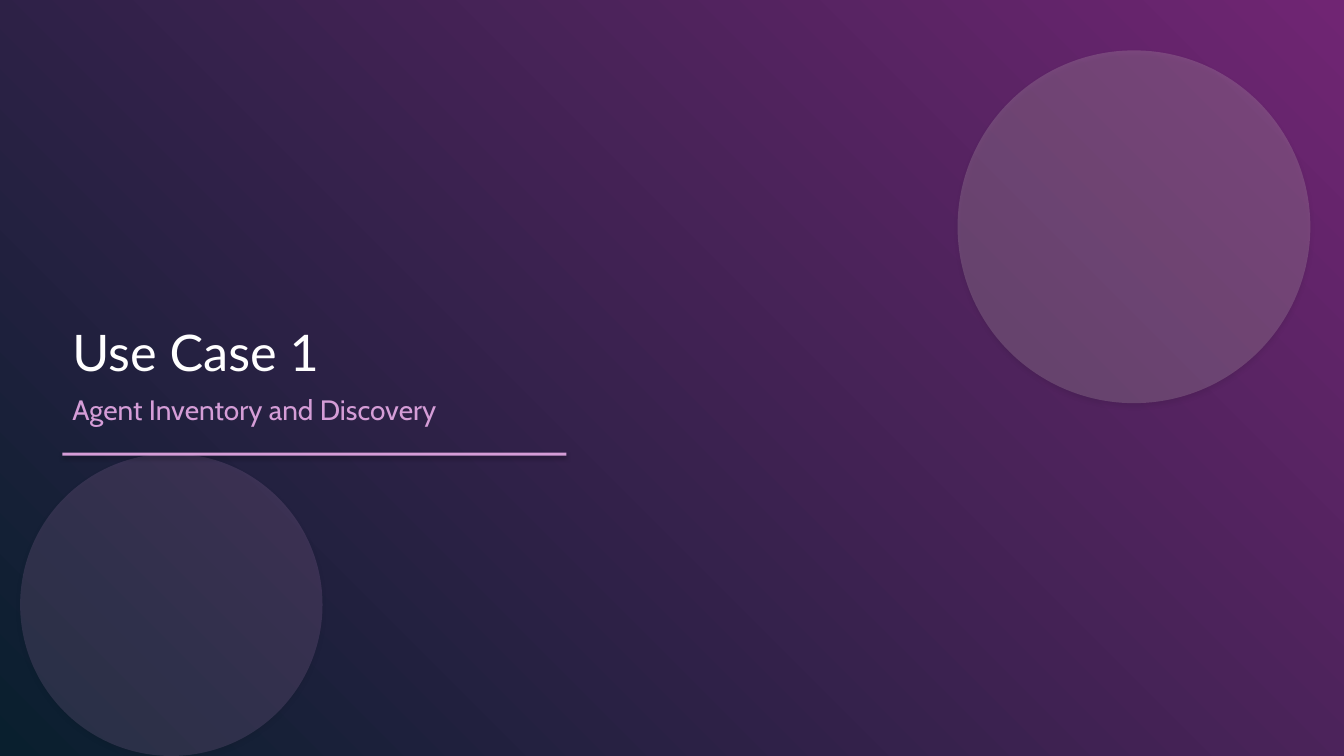
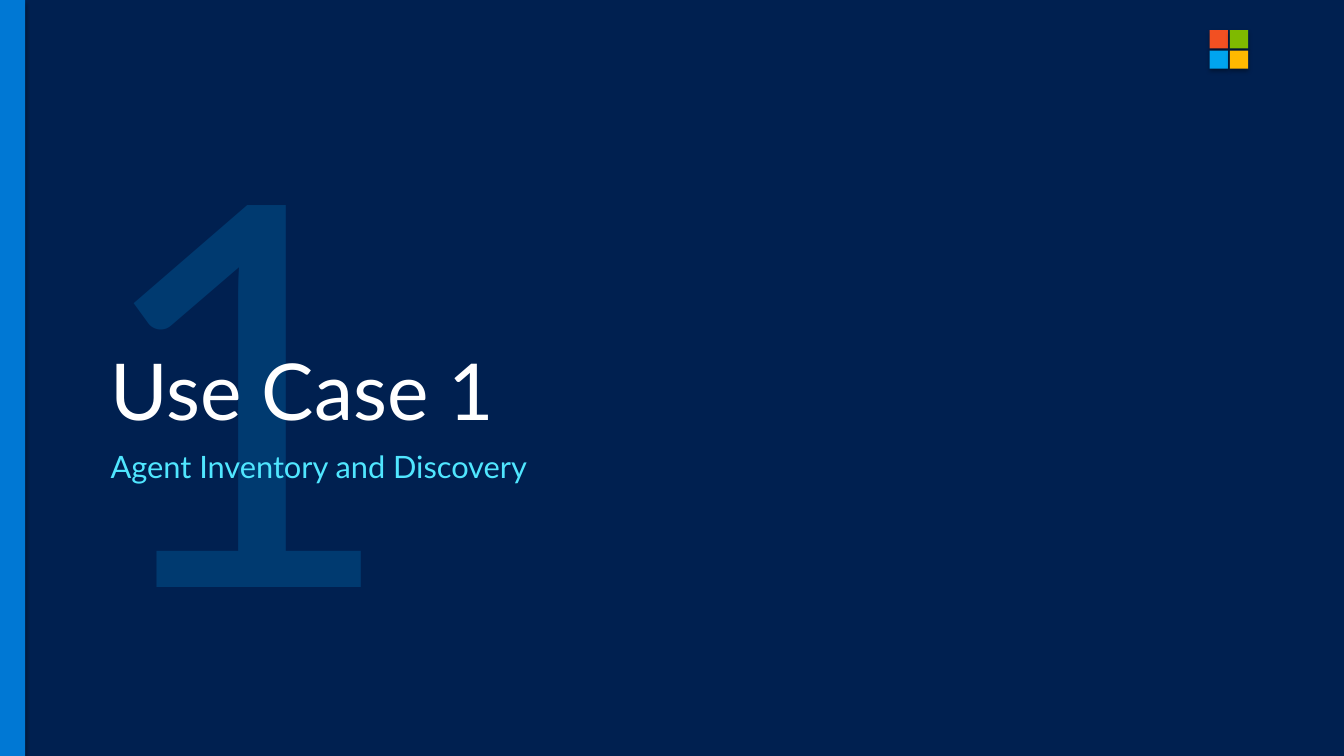
Before and after one commit to cloudtoso/Agent-365-POC, a slide deck: slide 5 of Agent365-PoV-Deck.pptx. Drawn at 1344x756 pixels with LibreOffice and Linux fonts; fonts in the diff are those of the drawing. Boxes give left, top, right and bottom in pixels: in the first picture for what was removed or moved away, otherwise in the second. Text is boxed around its words. In the diff, an @@ line names an element or a change of style, - is before the commit and + after.

```diff
--- a/Agent365-PoV-Deck.pptx
+++ b/Agent365-PoV-Deck.pptx
@@ background #FFFFFF to #002050 @@
@@ rectangle resized from (x1=0, y1=0, x2=1344, y2=756) to (x1=0, y1=0, x2=25, y2=756) @@
@@ rectangle at (x1=0, y1=0, x2=25, y2=756): fill gradient #702573 to #091F2E to #0078D4 @@
@@ ellipse removed at (x1=958, y1=50, x2=1311, y2=403) @@
@@ rectangle added at (x1=1210, y1=30, x2=1228, y2=48), fill #F25022 @@
@@ rectangle added at (x1=1210, y1=50, x2=1228, y2=69), fill #00A4EF @@
@@ rectangle added at (x1=1230, y1=30, x2=1248, y2=48), fill #7FBA00 @@
@@ rectangle added at (x1=1230, y1=50, x2=1248, y2=69), fill #FFB900 @@
@@ text "Use Case 1" moved from (x1=72, y1=334, x2=437, y2=426) to (x1=111, y1=363, x2=527, y2=484) @@
@@ text "Use Case 1" at (x1=111, y1=363, x2=527, y2=484): size 36 to 56 pt in "Use Case 1"; size 20 to 22 pt, font Cabin to Lato, text colour #D59DD7 to #50E6FF in "Agent Inventory and Discovery" @@
@@ text added at (x1=91, y1=363, x2=400, y2=484), 380 pt, text #003A70 @@
+1
@@ ellipse removed at (x1=20, y1=454, x2=323, y2=756) @@
@@ rectangle removed at (x1=63, y1=453, x2=567, y2=456) @@
```
Also in this commit, not shown: 42 other slides changed, 1 slide added, 1 slide removed, 1 other file.
